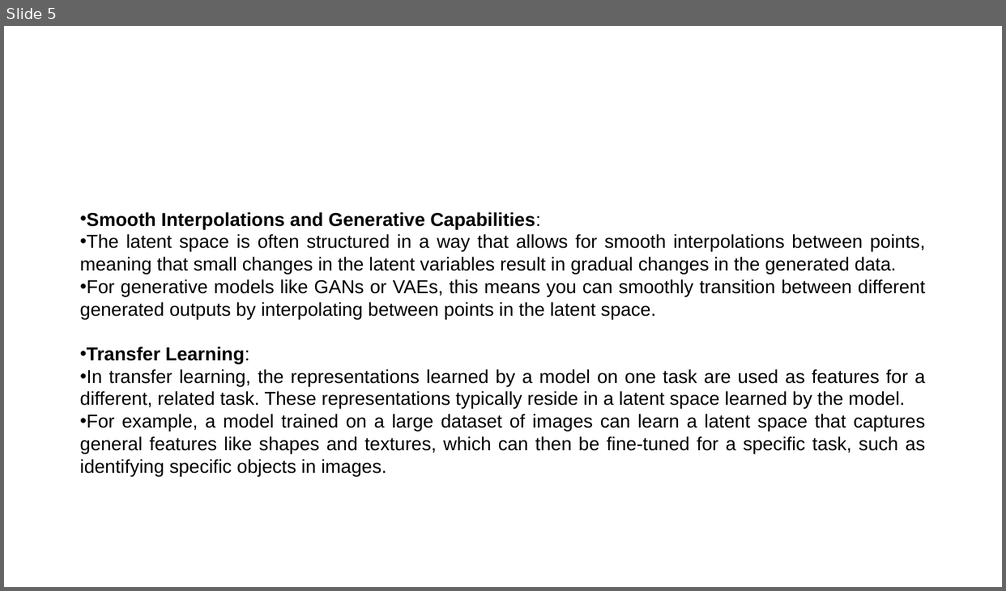
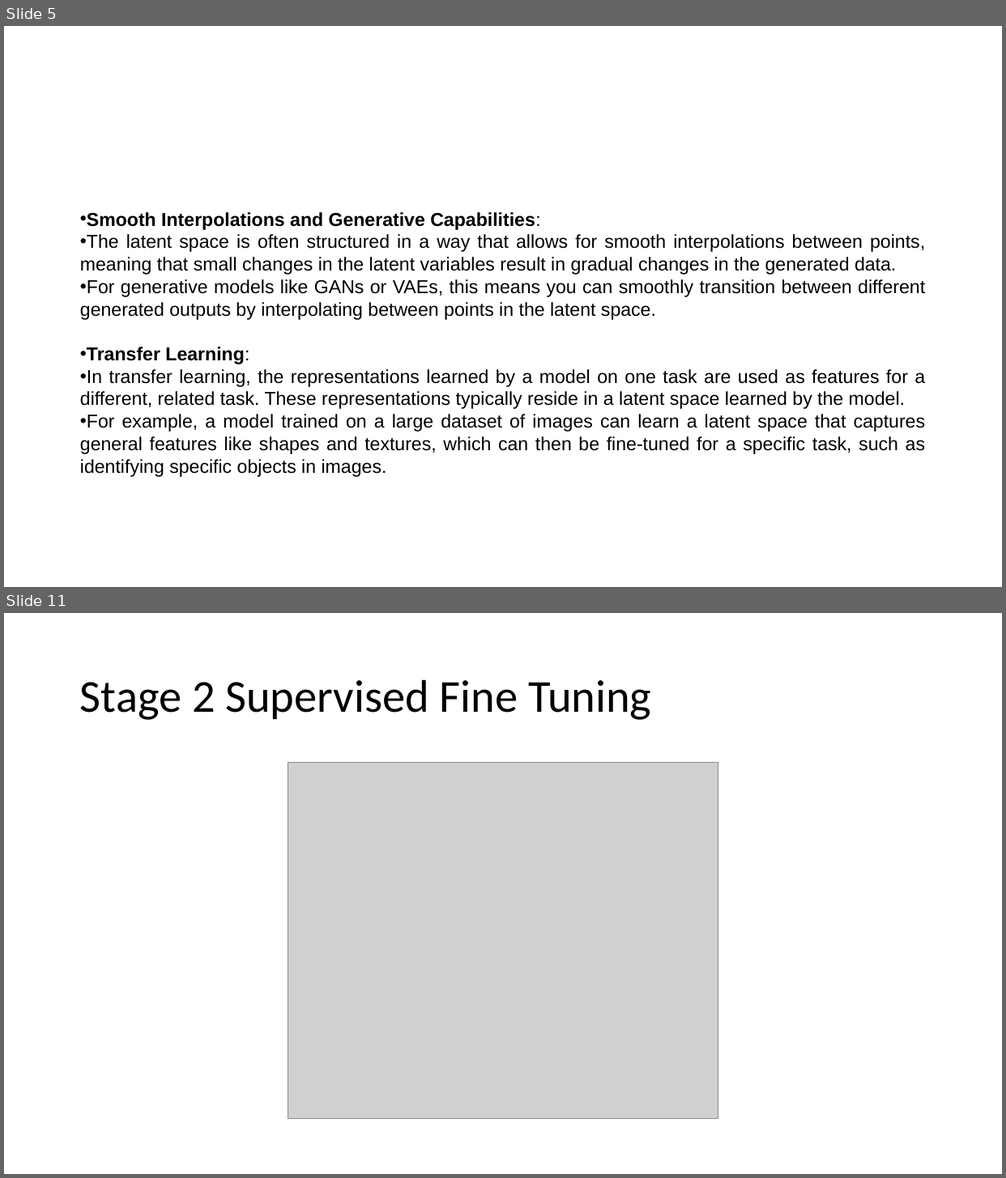
Before and after one commit to basudev2016/genai-dsc-2024, a slide deck: GenAI-2.pptx. Shown one above the other, each under a label of ours: slide 5 before the commit, slides 5 and 11 after it; the slides between them are not shown. The pictures are 1006x591 and 1006x1178 pixels, drawn with LibreOffice and Linux fonts; fonts in the diff are those of the drawing; grey boxes stand for pictures. Boxes give left, top, right and bottom in pixels: in the first picture for what was removed or moved away, otherwise in the second. Text is boxed around its words. In the diff, an @@ line names an element or a change of style, - is before the commit and + after.

```diff
--- a/GenAI-2.pptx
+++ b/GenAI-2.pptx
@@ slide 11 added at bbox=[4, 613, 1002, 1174], background #FFFFFF @@
@@ title added at bbox=[80, 679, 651, 720], 44 pt, text #000000 @@
+Stage 2 Supervised Fine Tuning
@@ picture added at bbox=[288, 763, 718, 1119] @@
```
Also in this commit, not shown: 19 other slides added, 2 other files.
